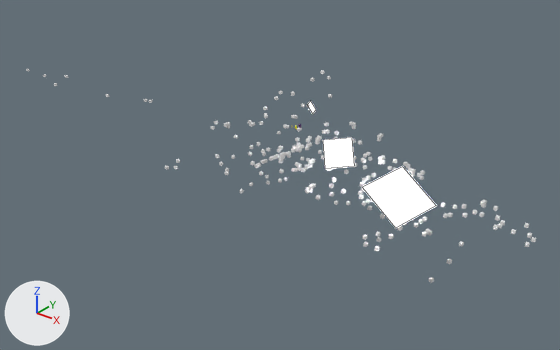
Before and after pictures for a commit that changed the Blender file 04_Shots/Shot#13.blend.
Both versions are drawn from a 50 mm lens placed at (43.6, -78.0, 45.4), pointed at (-20.4, 2.0, -4.2). Every picture has the same lights, and +X, +Y and +Z are marked at lower left. Mesh edges are drawn as thin lines on the coarser meshes.
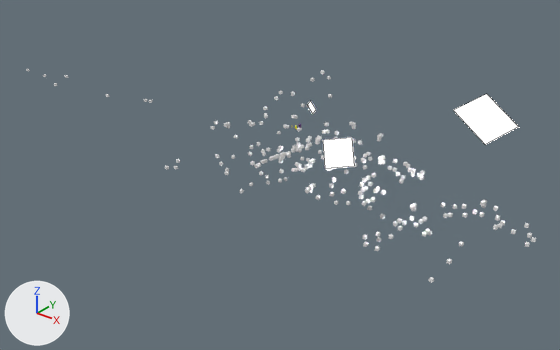
Commit message: Shots Beleuchtung

Where the change shows, as pixel boxes [x1, y1, x2, y2] in the pictures (560 x 350 px):
'Plane', moved: before [363, 167, 436, 228]; after [454, 94, 518, 145]

The change, as a list of edits to the scene's bpy script:
```text
Change ob_plane:
    ob_plane.location: (10.41, -17.69, 10.19) -> (11.41, -1.28, 13.54)
```
